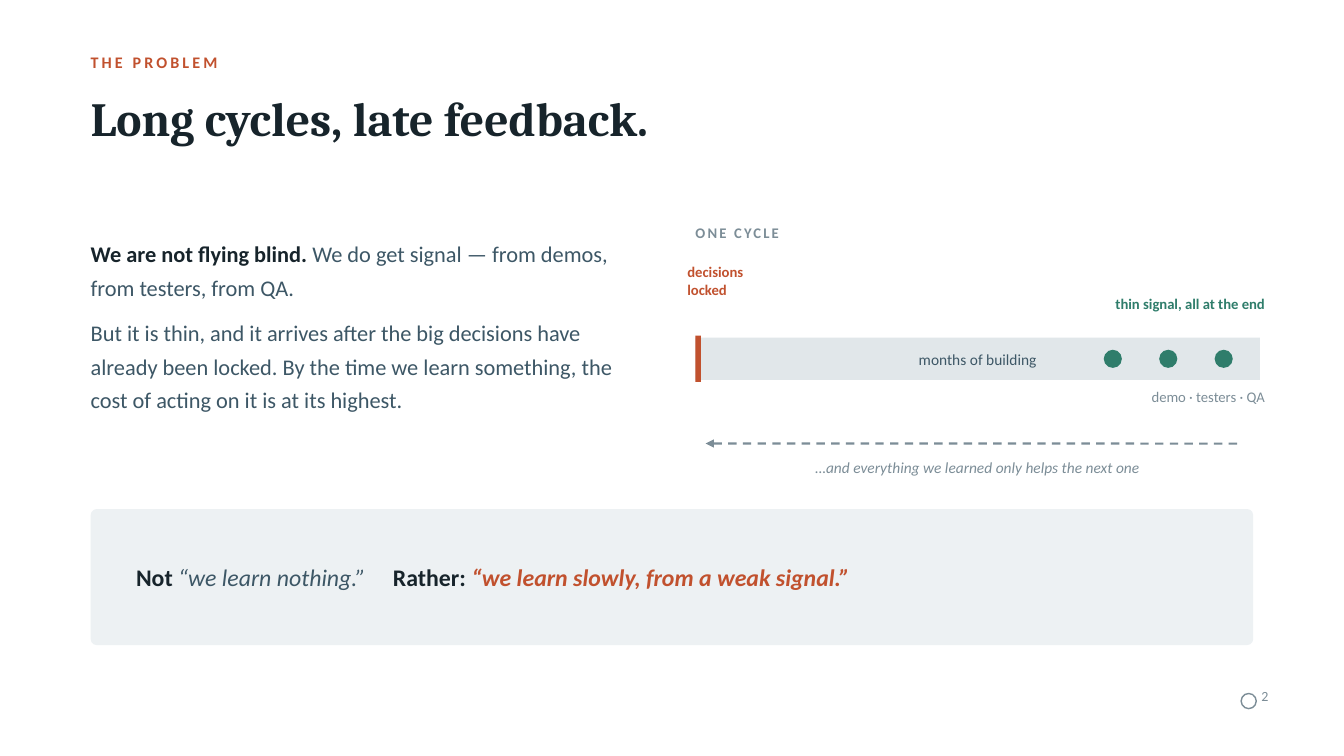
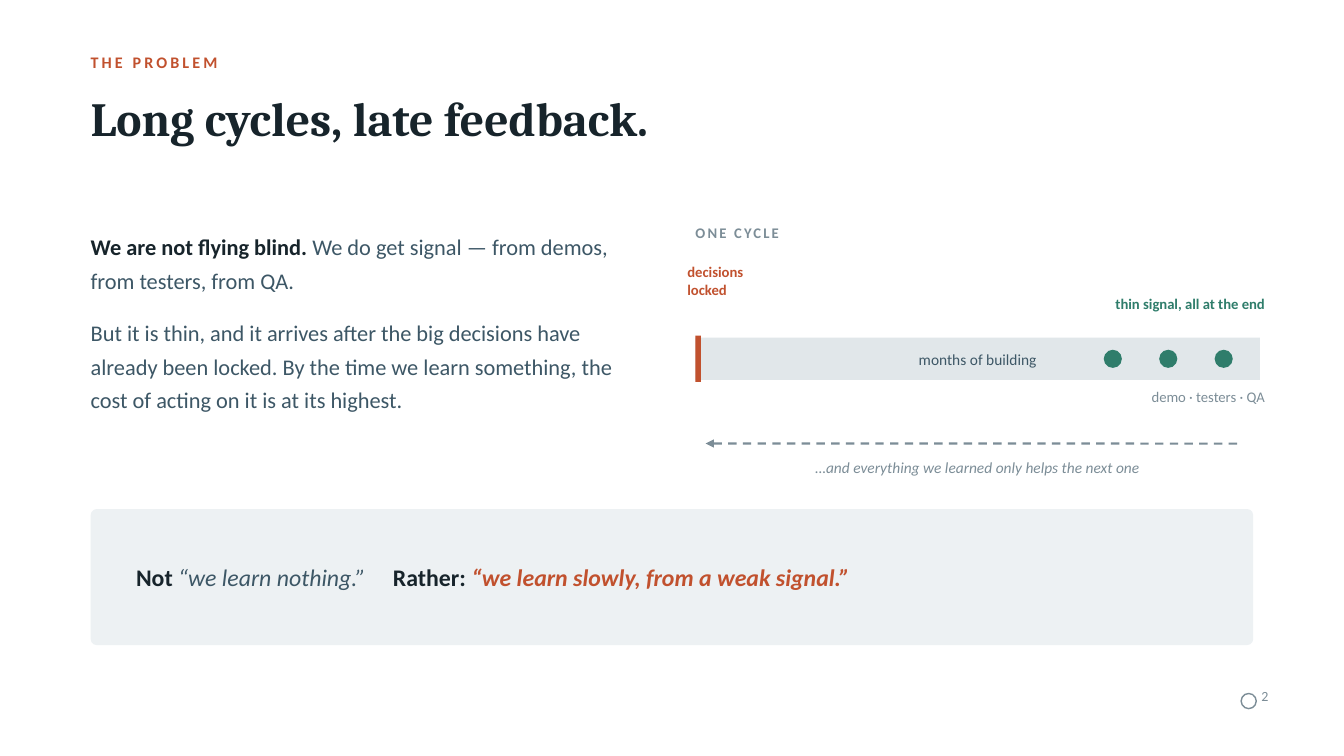
Before and after one commit to martinsson/sonar-gitlab-audit-check, a slide deck: slide 2 of slides/what-good-development-looks-like.pptx. Drawn at 1344x756 pixels with LibreOffice and Linux fonts; fonts in the diff are those of the drawing. Boxes give left, top, right and bottom in pixels: in the first picture for what was removed or moved away, otherwise in the second. Text is boxed around its words. In the diff, an @@ line names an element or a change of style, - is before the commit and + after.

```diff
--- a/slides/what-good-development-looks-like.pptx
+++ b/slides/what-good-development-looks-like.pptx
@@ text "We are not flying blind. ..." at bbox=[91, 239, 608, 292]: vertical alignment middle to top @@
```
Also in this commit, not shown: 7 other slides changed, 1 other file.
